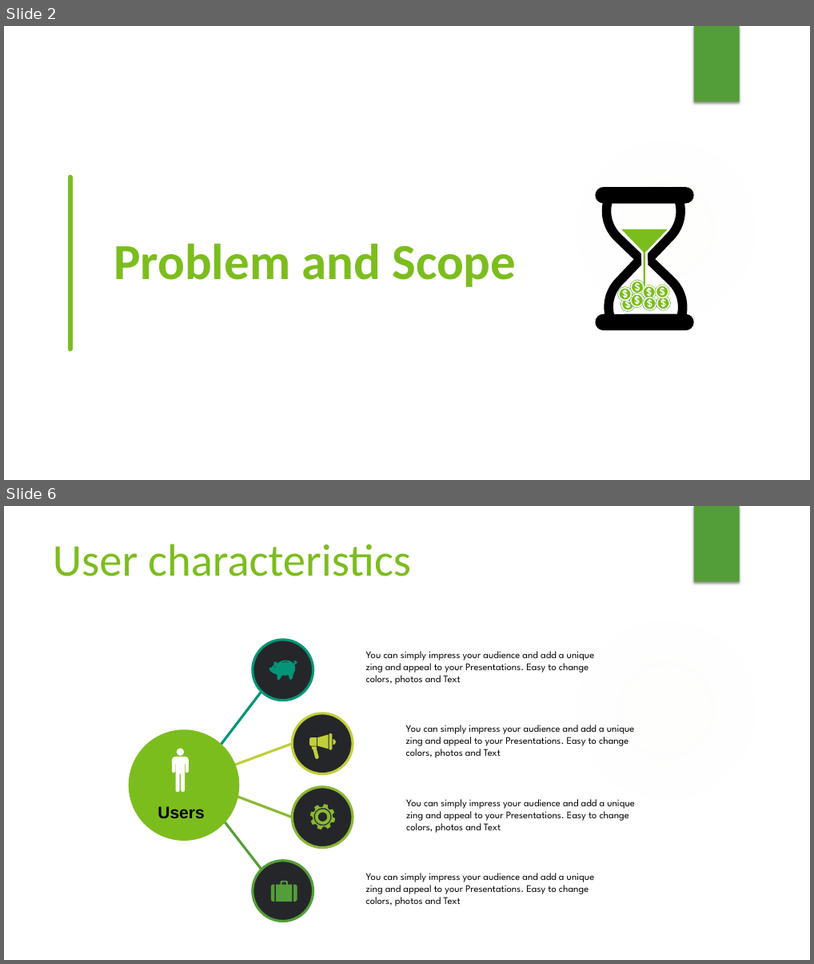
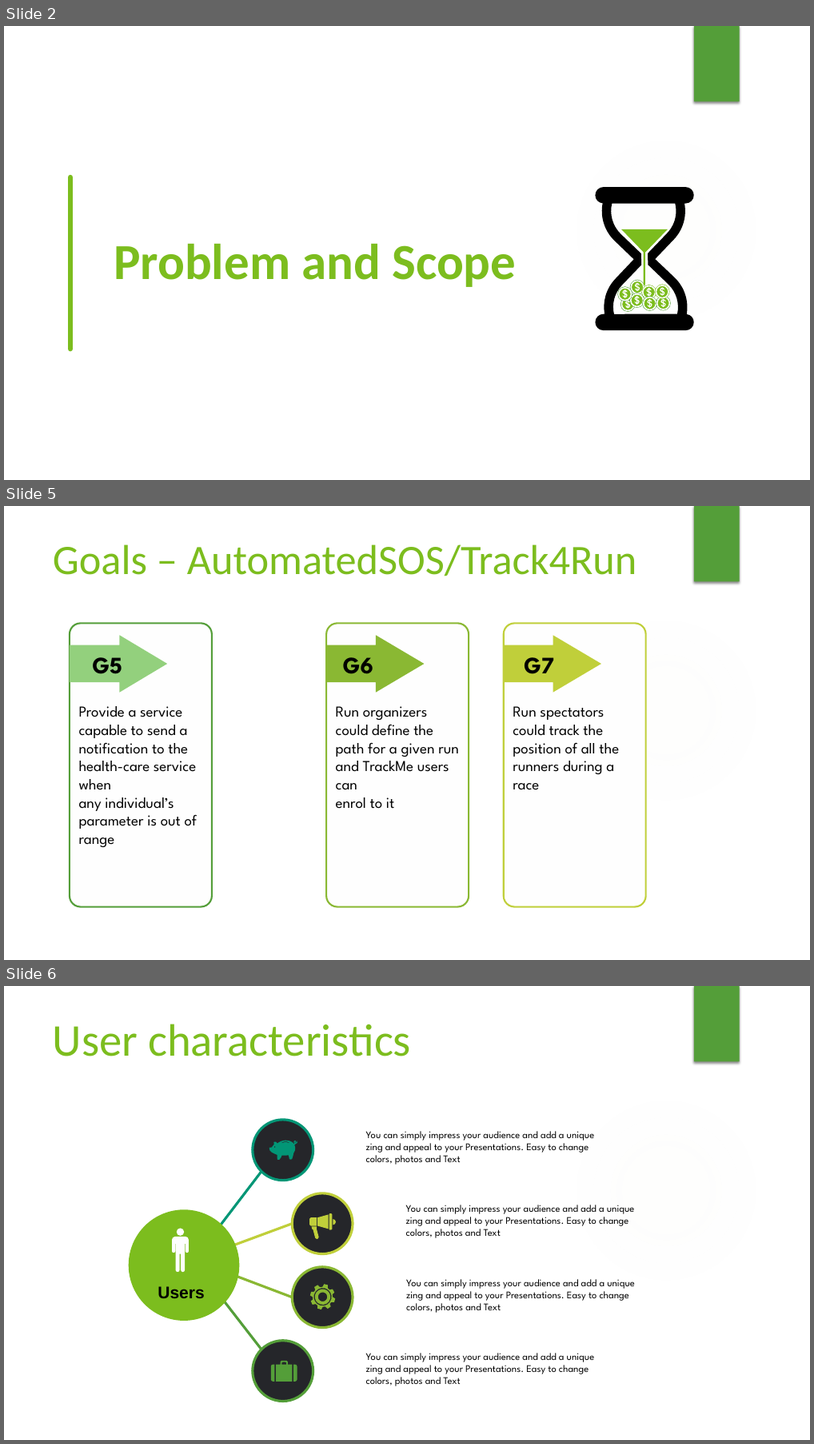
Before and after one commit to lauraschiatti/TrackMe, a slide deck: DeliveryFolder/Project presentation.pptx. Shown one above the other, each under a label of ours: slides 2 and 6 before the commit, slides 2, 5 and 6 after it; the slides between them are not shown. The pictures are 814x964 and 814x1444 pixels, drawn with LibreOffice and Linux fonts; fonts in the diff are those of the drawing; background and template pictures are left out. Boxes give left, top, right and bottom in pixels: in the first picture for what was removed or moved away, otherwise in the second. Text is boxed around its words. In the diff, an @@ line names an element or a change of style, - is before the commit and + after.

```diff
--- a/DeliveryFolder/Project presentation.pptx
+++ b/DeliveryFolder/Project presentation.pptx
@@ slide 5 added at (4, 506, 810, 960), background #FFFFFF; not listed: 2 template elements that a slide beside it also shows @@
@@ text added at (53, 544, 638, 576), 50 pt, text #7CBD1E @@
+Goals – AutomatedSOS/Track4Run
@@ rounded rectangle added at (70, 624, 211, 907), fill #FEFEFE, outline #549E39 2 pt, 18 pt, text #000000 @@
+Provide a service capable to send a notification to the health-care service when
+any individual’s parameter is out of range
@@ rounded rectangle added at (326, 624, 469, 907), fill #FEFEFE, outline #8AB833 2 pt, 18 pt, text #000000 @@
+Run organizers could define the path for a given run and TrackMe users can
+enrol to it
@@ rounded rectangle added at (504, 624, 646, 907), fill #FEFEFE, outline #C0CF3A 2 pt, 18 pt, text #000000 @@
+Run spectators could track the position of all the runners during a race
@@ right arrow added at (70, 635, 167, 692), fill #93D07D @@
@@ right arrow added at (326, 635, 425, 692), fill #8AB833 @@
@@ right arrow added at (504, 635, 602, 692), fill #C0CF3A @@
@@ text added at (93, 657, 122, 674), 28 pt, text #000000, bold @@
+G5
@@ text added at (343, 657, 374, 674), 28 pt, text #000000, bold @@
+G6
@@ text added at (524, 657, 554, 674), 28 pt, text #000000, bold @@
+G7
```
Also in this commit, not shown: 2 slides changed, 14 other slides added, 7 slides removed.
